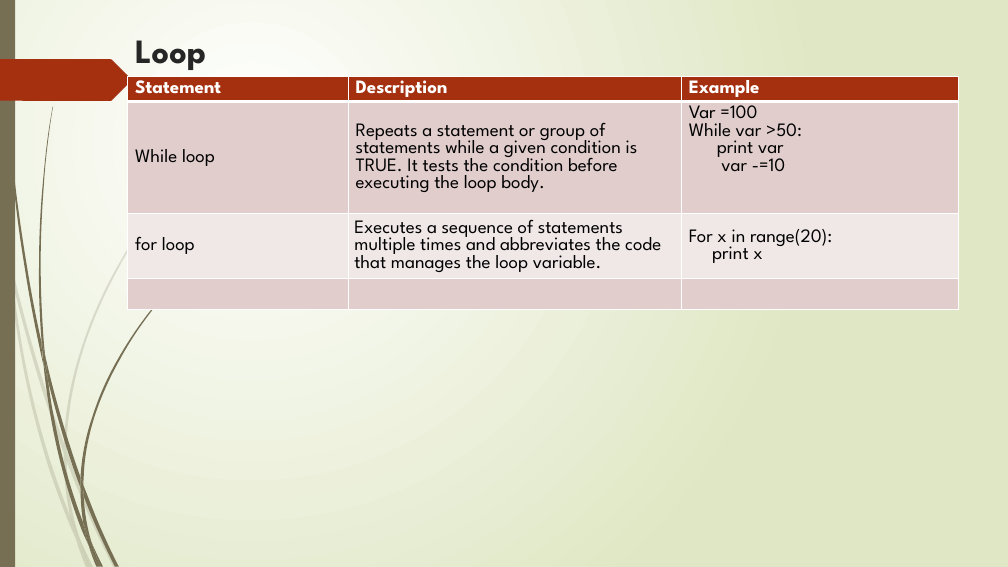
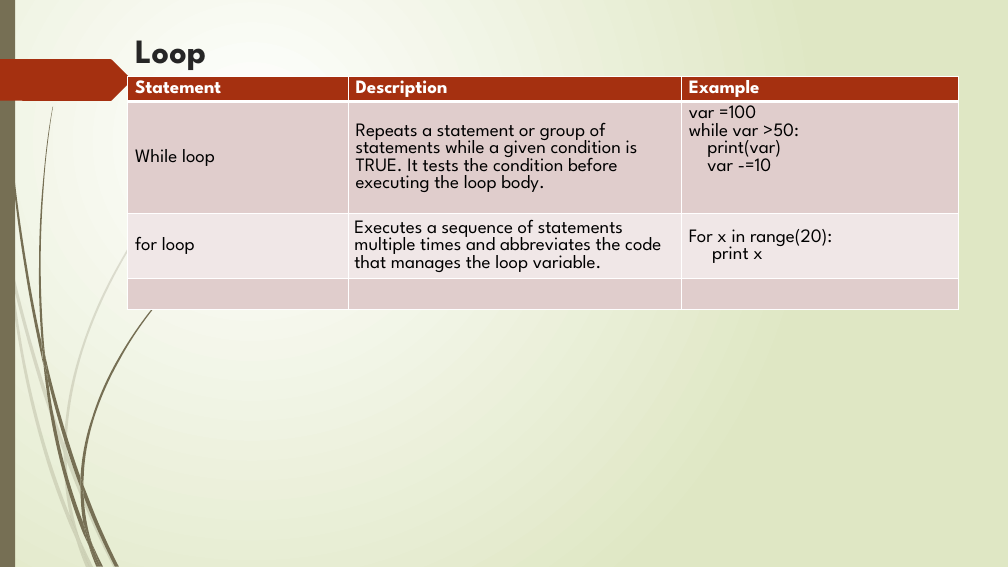
Before and after one commit to flyworker/python-automation-testing, a slide deck: slide 4 of document/course2-3.pptx. Drawn at 1008x567 pixels with LibreOffice and Linux fonts; fonts in the diff are those of the drawing. Boxes give left, top, right and bottom in pixels: in the first picture for what was removed or moved away, otherwise in the second. Text is boxed around its words. In the diff, an @@ line names an element or a change of style, - is before the commit and + after.

```diff
--- a/document/course2-3.pptx
+++ b/document/course2-3.pptx
@@ table at <box>128,77,959,389</box> @@
-row 2, column 3: Var =100 / While var >50: / print var / var -=10
+row 2, column 3: var =100 / while var >50: / print(var) / var -=10
```
Also in this commit, not shown: 1 other slide changed, 2 other files.
